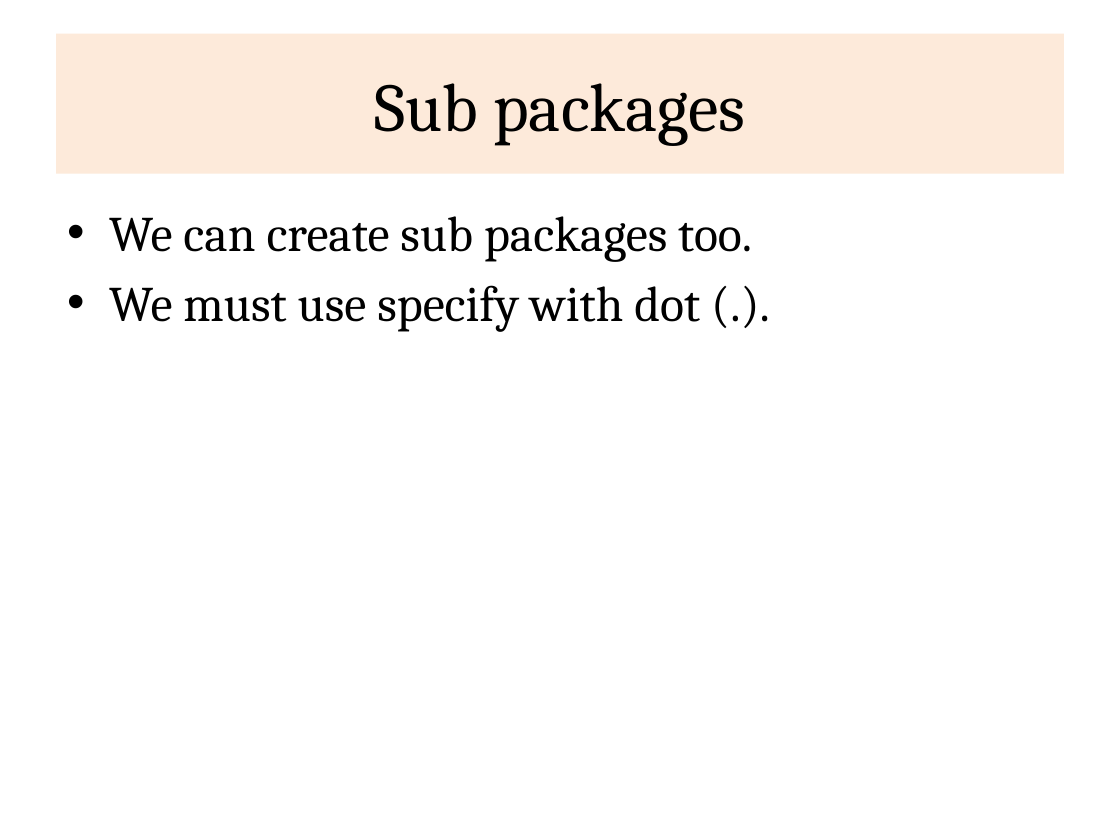
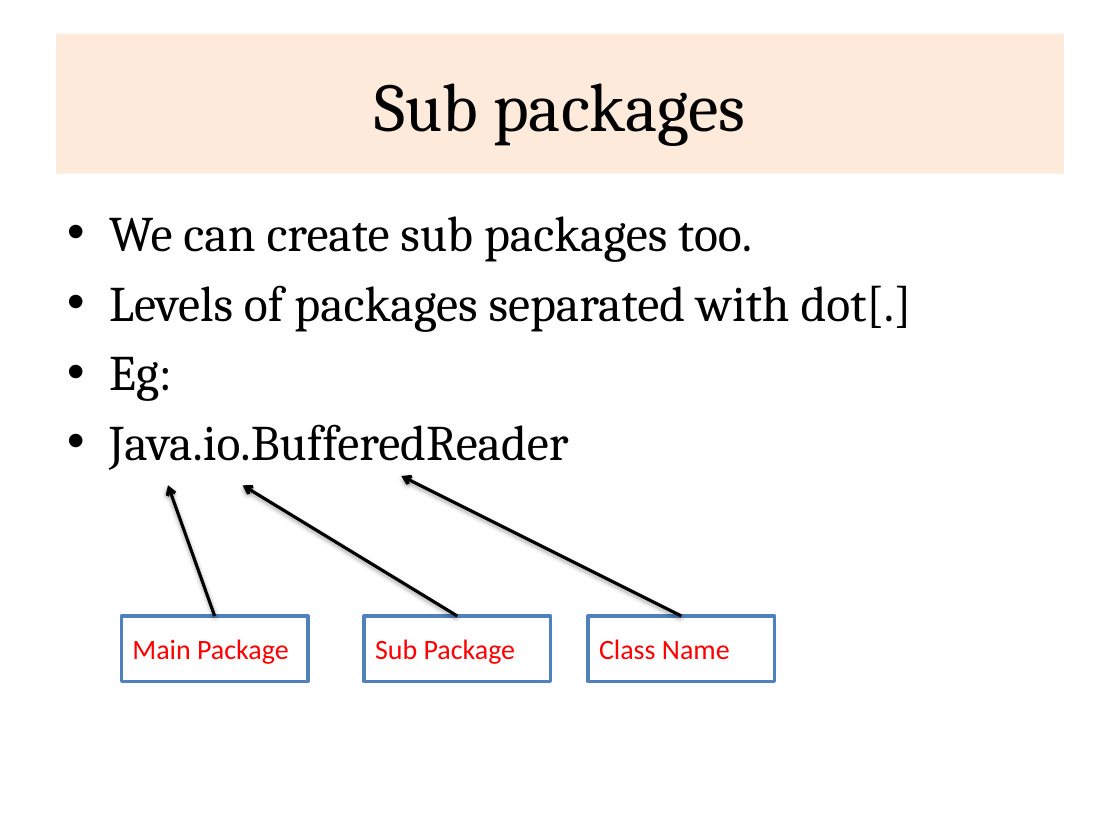
Before and after one commit to rajasekaran36/CS8392-OOPS, a slide deck: slide 14 of Presentations/Unit 1/CS8392-U1-14-Packages.pptx. Drawn at 1120x840 pixels with LibreOffice and Linux fonts; fonts in the diff are those of the drawing. Boxes give left, top, right and bottom in pixels: in the first picture for what was removed or moved away, otherwise in the second. Text is boxed around its words. In the diff, an @@ line names an element or a change of style, - is before the commit and + after.

```diff
--- a/Presentations/Unit 1/CS8392-U1-14-Packages.pptx
+++ b/Presentations/Unit 1/CS8392-U1-14-Packages.pptx
@@ text at (109,285,912,470): text changed @@
-• We must use specify with dot (.).
+• Levels of packages separated with dot[.]
+• Eg:
+• Java.io.BufferedReader
@@ arrow added from (681, 616) to (401, 476), #000000 2 pt @@
@@ arrow added from (215, 616) to (168, 485), #000000 2 pt @@
@@ arrow added from (457, 616) to (243, 485), #000000 2 pt @@
@@ rectangle added at (121,616,308,681), fill #FFFFFF, outline #4F81BD 2 pt, 18 pt, text #FF0000 @@
+Main Package
@@ rectangle added at (364,616,551,681), fill #FFFFFF, outline #4F81BD 2 pt, 18 pt, text #FF0000 @@
+Sub Package
@@ rectangle added at (588,616,775,681), fill #FFFFFF, outline #4F81BD 2 pt, 18 pt, text #FF0000 @@
+Class Name
```
Also in this commit, not shown: 1 other slide changed, 2 slides added, 3 other files.
